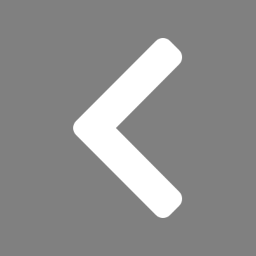
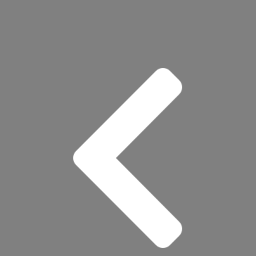
Layers edited between the first and the second 256×256 image:
added layer "Transformation" above "chevron-left.png" over [73, 68, 183, 248]
painted on "chevron-left.png" over [73, 38, 183, 218]
